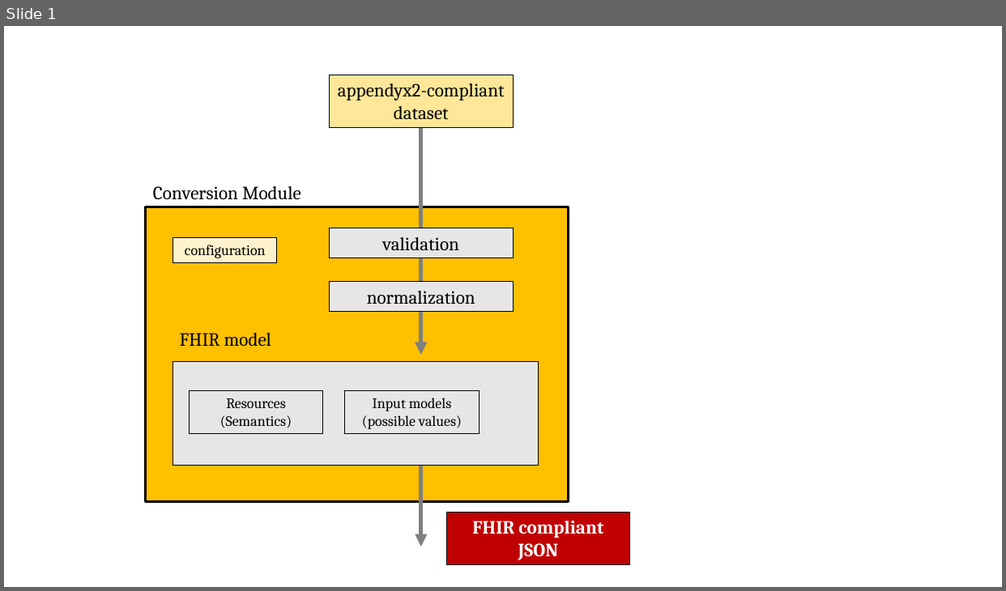
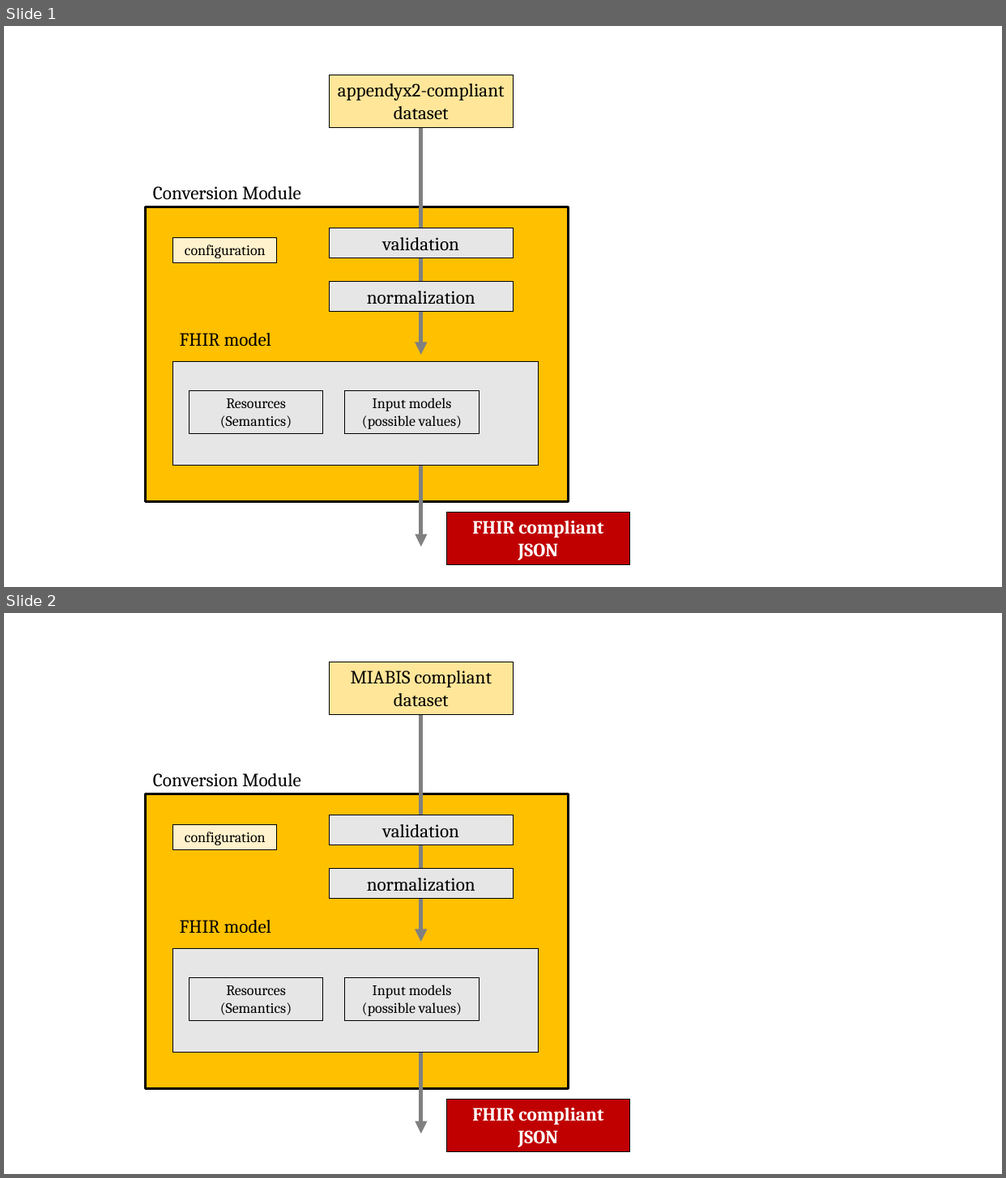
Before and after one commit to bbdataeng/a-small-fire, a slide deck: workflow.pptx. Shown one above the other, each under a label of ours: slide 1 before the commit, slides 1 and 2 after it. The pictures are 1006x591 and 1006x1178 pixels, drawn with LibreOffice and Linux fonts; fonts in the diff are those of the drawing. Boxes give left, top, right and bottom in pixels: in the first picture for what was removed or moved away, otherwise in the second. Text is boxed around its words. In the diff, an @@ line names an element or a change of style, - is before the commit and + after.

```diff
--- a/workflow.pptx
+++ b/workflow.pptx
@@ slide 2 added at [4, 613, 1002, 1174], background #FFFFFF @@
@@ rectangle added at [330, 662, 513, 715], fill #FFE699, outline #000000 0.75 pt, 18 pt, text #000000 @@
+MIABIS compliant dataset
@@ arrow added from (421, 716) to (421, 942), #808080 4 pt @@
@@ text added at [153, 773, 301, 786], 18 pt, text #000000 @@
+Conversion Module
@@ rectangle added at [146, 794, 568, 1089], fill #FFC000, outline #000000 2.25 pt @@
@@ rectangle added at [173, 825, 276, 850], fill #FFF2CC, outline #000000 0.75 pt, 14 pt, text #000000 @@
+configuration
@@ rectangle added at [330, 815, 513, 845], fill #E7E6E6, outline #000000 0.75 pt, 18 pt, text #000000 @@
+validation
@@ rectangle added at [330, 868, 513, 898], fill #E7E6E6, outline #000000 0.75 pt, 18 pt, text #000000 @@
+normalization
@@ text added at [180, 920, 271, 933], 18 pt, text #000000 @@
+FHIR model
@@ rectangle added at [173, 949, 539, 1053], fill #E7E6E6, outline #000000 0.75 pt @@
@@ rectangle added at [189, 977, 323, 1020], fill #E7E6E6, outline #000000 0.75 pt, 14 pt, text #000000 @@
+Resources (Semantics)
@@ rectangle added at [345, 977, 479, 1020], fill #E7E6E6, outline #000000 0.75 pt, 14 pt, text #000000 @@
+Input models (possible values)
@@ arrow added from (421, 1053) to (421, 1134), #808080 4 pt @@
@@ rectangle added at [446, 1100, 630, 1152], fill #C00000, outline #000000 0.75 pt, 18 pt, text #FFFFFF, bold @@
+FHIR compliant JSON
```
Also in this commit, not shown: 21 other files.
